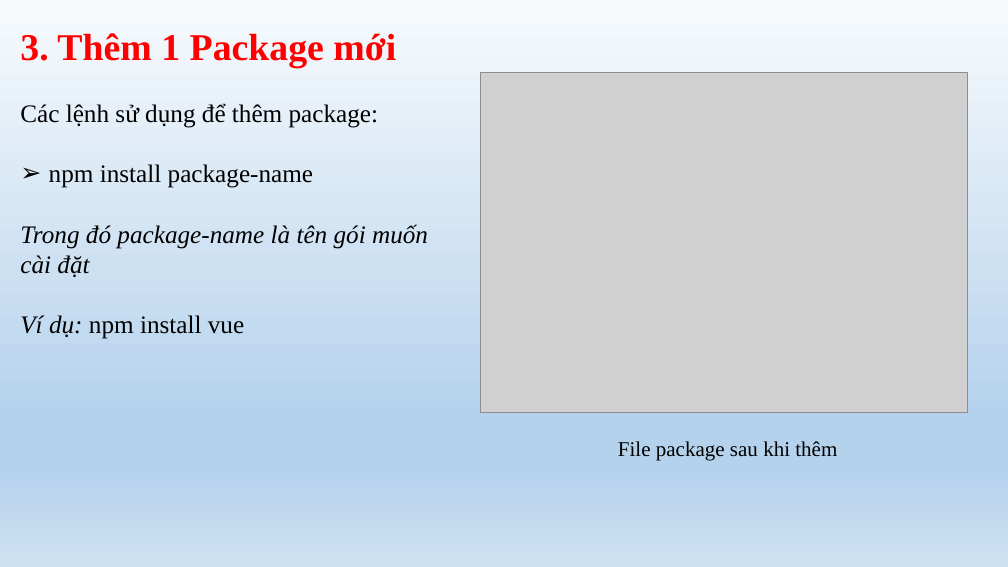
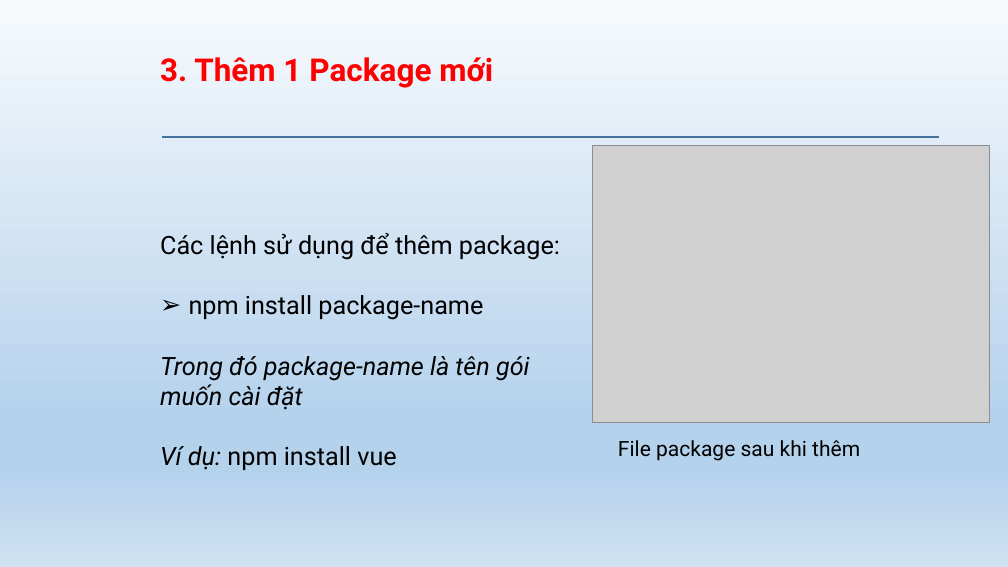
Before and after one commit to daotuyen9244/Indruino-Iot-Project, a slide deck: slide 14 of FW/Phuc/WEEK1_yarn & npm/slite yarn_npm.pptx (slide 13 before the commit). Drawn at 1008x567 pixels with LibreOffice and Linux fonts; fonts in the diff are those of the drawing; grey boxes stand for pictures; background and template pictures are left out. Boxes give left, top, right and bottom in pixels: in the first picture for what was removed or moved away, otherwise in the second. Text is boxed around its words. In the diff, an @@ line names an element or a change of style, - is before the commit and + after.

```diff
--- a/FW/Phuc/WEEK1_yarn & npm/slite yarn_npm.pptx
+++ b/FW/Phuc/WEEK1_yarn & npm/slite yarn_npm.pptx
@@ text "3. Thêm 1 Package mới": place and size @@
-text "3. Thêm 1 Package mới" at bbox=[20, 33, 396, 68]
+text "3. Thêm 1 Package mới" at bbox=[160, 57, 493, 88]
@@ text "3. Thêm 1 Package mới" at bbox=[160, 57, 493, 88]: size 36 to 30 pt, font Times New Roman to Roboto @@
@@ rectangle added at bbox=[163, 136, 939, 138], fill #D9D9D9, outline #43739E 1 pt @@
@@ picture: place and size @@
-picture at bbox=[480, 72, 967, 412]
+picture at bbox=[593, 145, 989, 422]
@@ text "Các lệnh sử dụng để ..." at bbox=[160, 233, 560, 470]: font Times New Roman to Roboto @@
@@ text "Các lệnh sử dụng để ...": place and size @@
-text "Các lệnh sử dụng để ..." at bbox=[20, 103, 428, 339]
+text "Các lệnh sử dụng để ..." at bbox=[160, 233, 560, 470]
@@ text "File package sau khi thêm" at bbox=[618, 440, 860, 461]: font Times New Roman to Roboto @@
```
Also in this commit, not shown: 16 other slides changed, 1 slide added, 12 other files.
